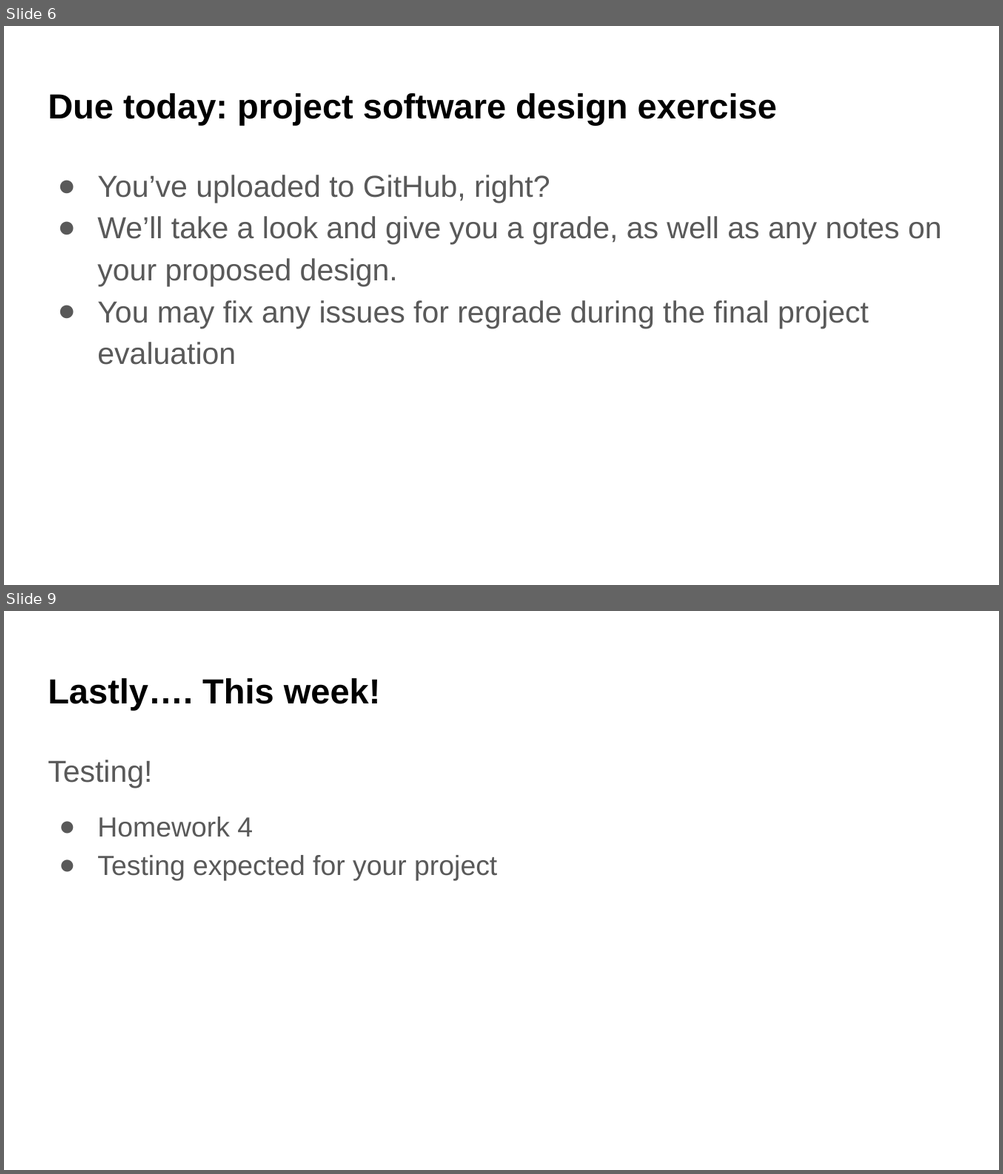
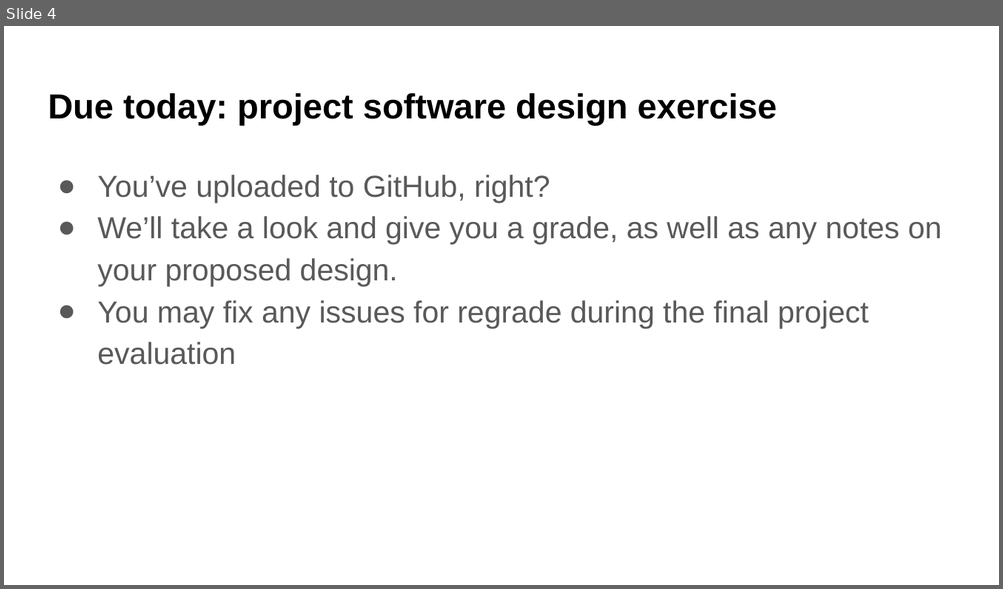
Before and after one commit to UWDATA515/lecture-materials, a slide deck: 07/DATA515_07_ClassUpdates.pptx. Shown one above the other, each under a label of ours: slides 6 and 9 before the commit, slide 4 after it; the slides between them are not shown. The pictures are 1003x1174 and 1003x589 pixels, drawn with LibreOffice and Linux fonts; fonts in the diff are those of the drawing; background and template pictures are left out. Boxes give left, top, right and bottom in pixels: in the first picture for what was removed or moved away, otherwise in the second. Text is boxed around its words. In the diff, an @@ line names an element or a change of style, - is before the commit and + after.

```diff
--- a/07/DATA515_07_ClassUpdates.pptx
+++ b/07/DATA515_07_ClassUpdates.pptx
@@ slide 9 removed at [4, 611, 999, 1170], background picture (left out) @@
@@ title removed at [48, 678, 381, 710] @@
-Lastly…. This week!
@@ text removed at [48, 760, 497, 881] @@
-Testing!
-● Homework 4
-● Testing expected for your project
@@ what was slide 6 is now slide 4 @@
```
Also in this commit, not shown: 3 slides changed, 3 other slides removed, 15 other files.
